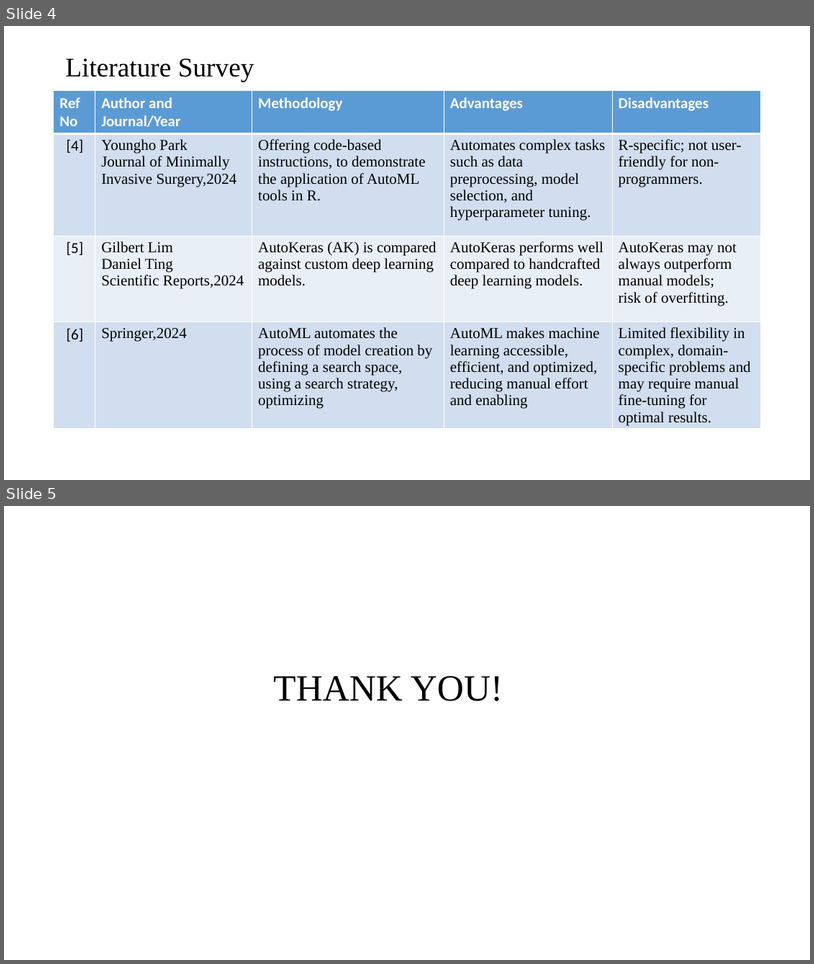
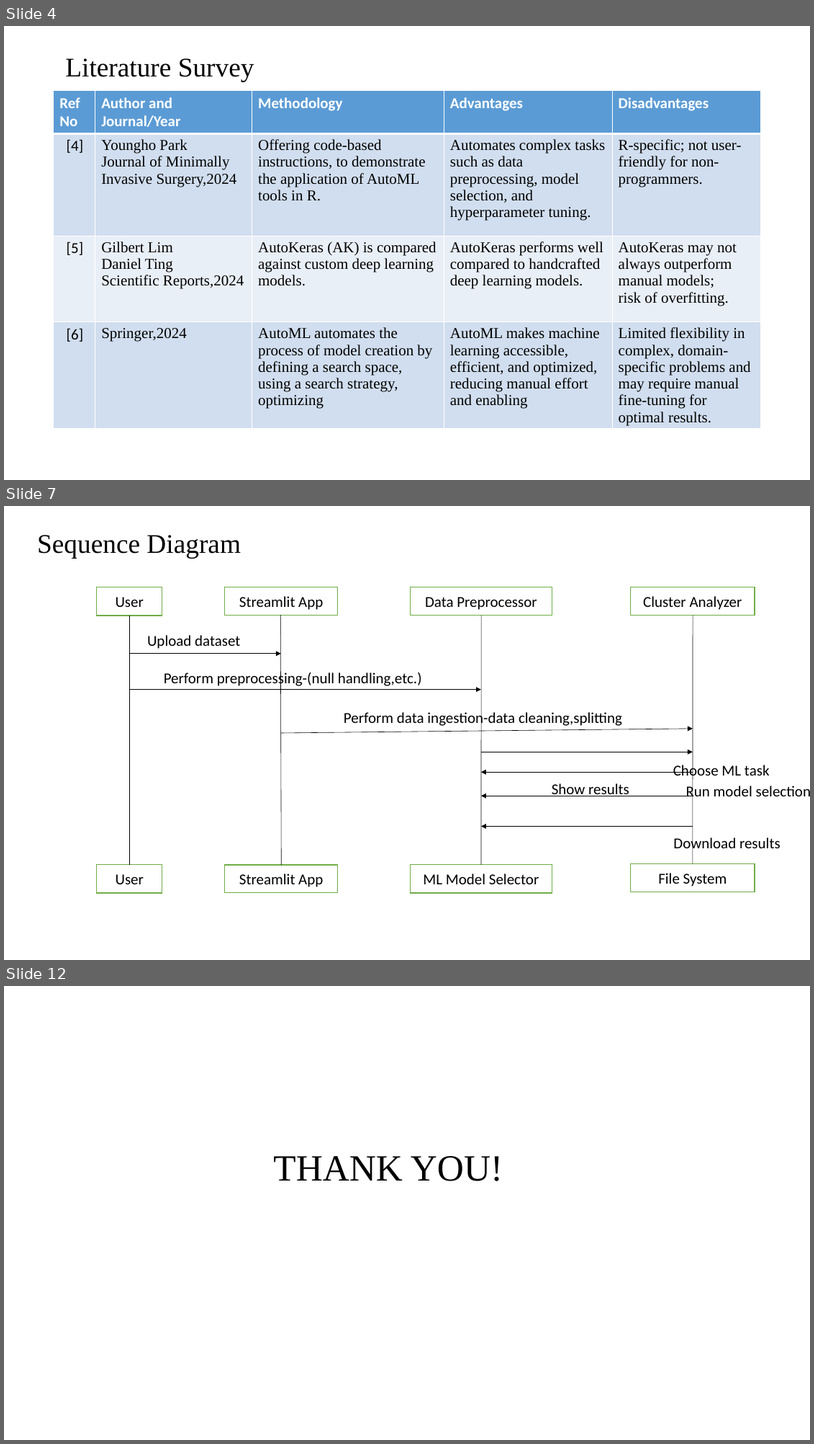
Before and after one commit to Sruthika111/Swiftml, a slide deck: FILES/literature-survey.pptx. Shown one above the other, each under a label of ours: slides 4 and 5 before the commit, slides 4, 7 and 12 after it; the slides between them are not shown. The pictures are 814x964 and 814x1444 pixels, drawn with LibreOffice and Linux fonts; fonts in the diff are those of the drawing. Boxes give left, top, right and bottom in pixels: in the first picture for what was removed or moved away, otherwise in the second. Text is boxed around its words. In the diff, an @@ line names an element or a change of style, - is before the commit and + after.

```diff
--- a/FILES/literature-survey.pptx
+++ b/FILES/literature-survey.pptx
@@ slide 7 added at bbox=[4, 506, 810, 960], background #FFFFFF @@
@@ title added at bbox=[37, 535, 241, 558], 32 pt, text #000000 @@
+Sequence Diagram
@@ rectangle added at bbox=[97, 587, 162, 615], fill #FFFFFF, outline #70AD47 1 pt, 18 pt, text #000000 @@
+User
@@ rectangle added at bbox=[225, 587, 338, 615], fill #FFFFFF, outline #70AD47 1 pt, 18 pt, text #000000 @@
+Streamlit App
@@ rectangle added at bbox=[411, 587, 552, 615], fill #FFFFFF, outline #70AD47 1 pt, 18 pt, text #000000 @@
+Data Preprocessor
@@ rectangle added at bbox=[631, 587, 756, 615], fill #FFFFFF, outline #70AD47 1 pt, 18 pt, text #000000 @@
+Cluster Analyzer
@@ line added from (129, 615) to (130, 864), #000000 0.5 pt @@
@@ text added at bbox=[147, 635, 240, 649], 18 pt, text #000000 @@
+Upload dataset
@@ line added from (280, 615) to (282, 865), #000000 0.5 pt @@
@@ line added from (481, 615) to (481, 864), #000000 0.5 pt @@
@@ line added from (693, 615) to (693, 864), #000000 0.5 pt @@
@@ arrow added from (129, 654) to (281, 654), #000000 0.5 pt @@
@@ text added at bbox=[164, 671, 422, 688], 18 pt, text #000000 @@
+Perform preprocessing-(null handling,etc.)
@@ arrow added from (129, 690) to (481, 690), #000000 0.5 pt @@
@@ text added at bbox=[344, 710, 622, 727], 18 pt, text #000000 @@
+Perform data ingestion-data cleaning,splitting
@@ arrow added from (281, 733) to (693, 728), #000000 0.5 pt @@
@@ arrow added from (481, 752) to (693, 752), #000000 0.5 pt @@
@@ text added at bbox=[674, 763, 770, 780], 18 pt, text #000000 @@
+Choose ML task
@@ arrow added from (693, 772) to (481, 772), #000000 0.5 pt @@
@@ text added at bbox=[552, 783, 630, 796], 18 pt, text #000000 @@
+Show results
@@ text added at bbox=[687, 783, 810, 800], 18 pt, text #000000 @@
+Run model selection
@@ arrow added from (693, 795) to (481, 795), #000000 0.5 pt @@
@@ arrow added from (693, 826) to (481, 826), #000000 0.5 pt @@
@@ text added at bbox=[674, 835, 781, 852], 18 pt, text #000000 @@
+Download results
@@ rectangle added at bbox=[97, 864, 162, 893], fill #FFFFFF, outline #70AD47 1 pt, 18 pt, text #000000 @@
+User
@@ rectangle added at bbox=[225, 865, 338, 893], fill #FFFFFF, outline #70AD47 1 pt, 18 pt, text #000000 @@
+Streamlit App
@@ rectangle added at bbox=[411, 864, 552, 893], fill #FFFFFF, outline #70AD47 1 pt, 18 pt, text #000000 @@
+ML Model Selector
@@ rectangle added at bbox=[631, 864, 756, 892], fill #FFFFFF, outline #70AD47 1 pt, 18 pt, text #000000 @@
+File System
@@ what was slide 5 is now slide 12 @@
```
Also in this commit, not shown: 6 other slides added, 5 other files.
